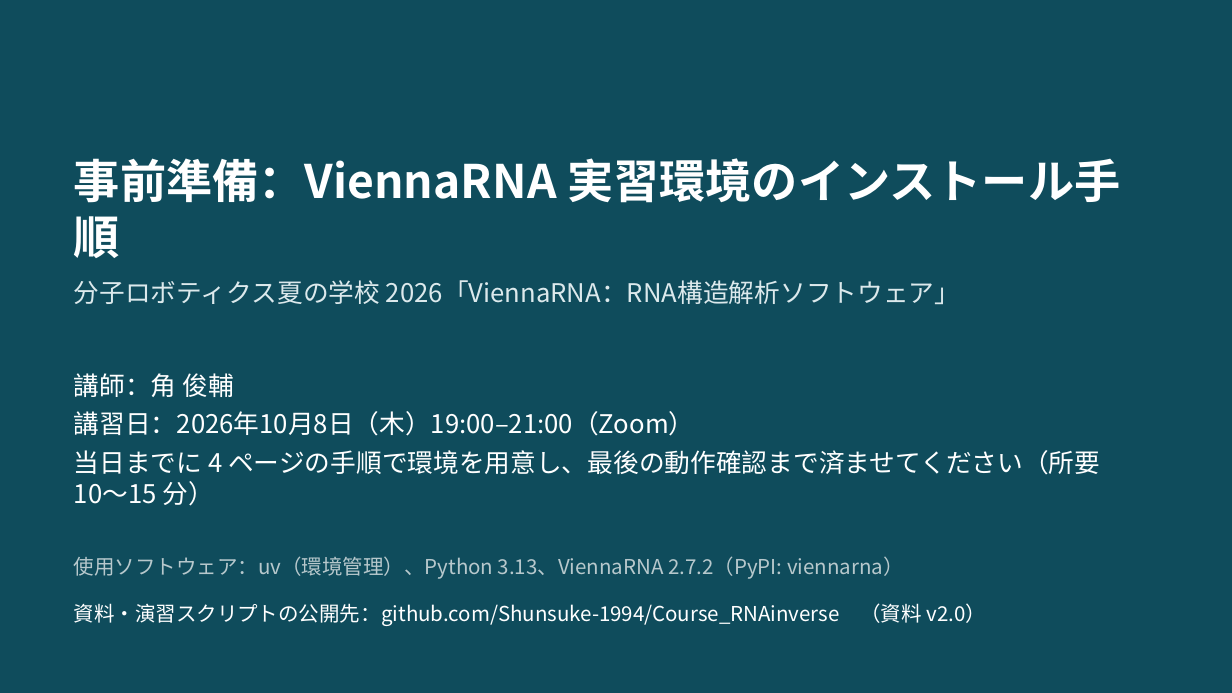
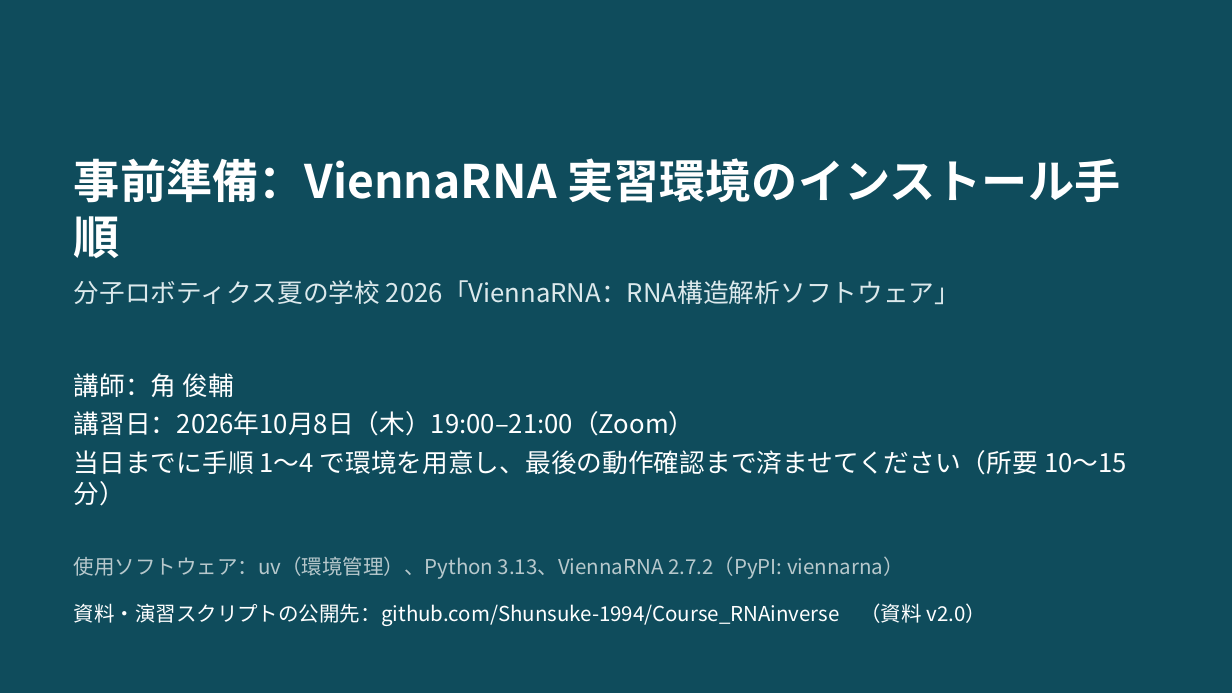
Before and after one commit to Shunsuke-1994/Course_RNAinverse, a slide deck: slide 1 of ViennaRNA_講習_事前準備_インストール手順_v2.0.pptx. Drawn at 1232x693 pixels with LibreOffice and Linux fonts; fonts in the diff are those of the drawing. Boxes give left, top, right and bottom in pixels: in the first picture for what was removed or moved away, otherwise in the second. Text is boxed around its words. In the diff, an @@ line names an element or a change of style, - is before the commit and + after.

```diff
--- a/ViennaRNA_講習_事前準備_インストール手順_v2.0.pptx
+++ b/ViennaRNA_講習_事前準備_インストール手順_v2.0.pptx
@@ text at (x1=74, y1=450, x2=1127, y2=506): text changed @@
-当日までに 4 ページの手順で環境を用意し、最後の動作確認まで済ませてください（所要 10〜15 分）
+当日までに手順 1〜4 で環境を用意し、最後の動作確認まで済ませてください（所要 10〜15 分）
```
Also in this commit, not shown: 1 slide added, 10 other files.
